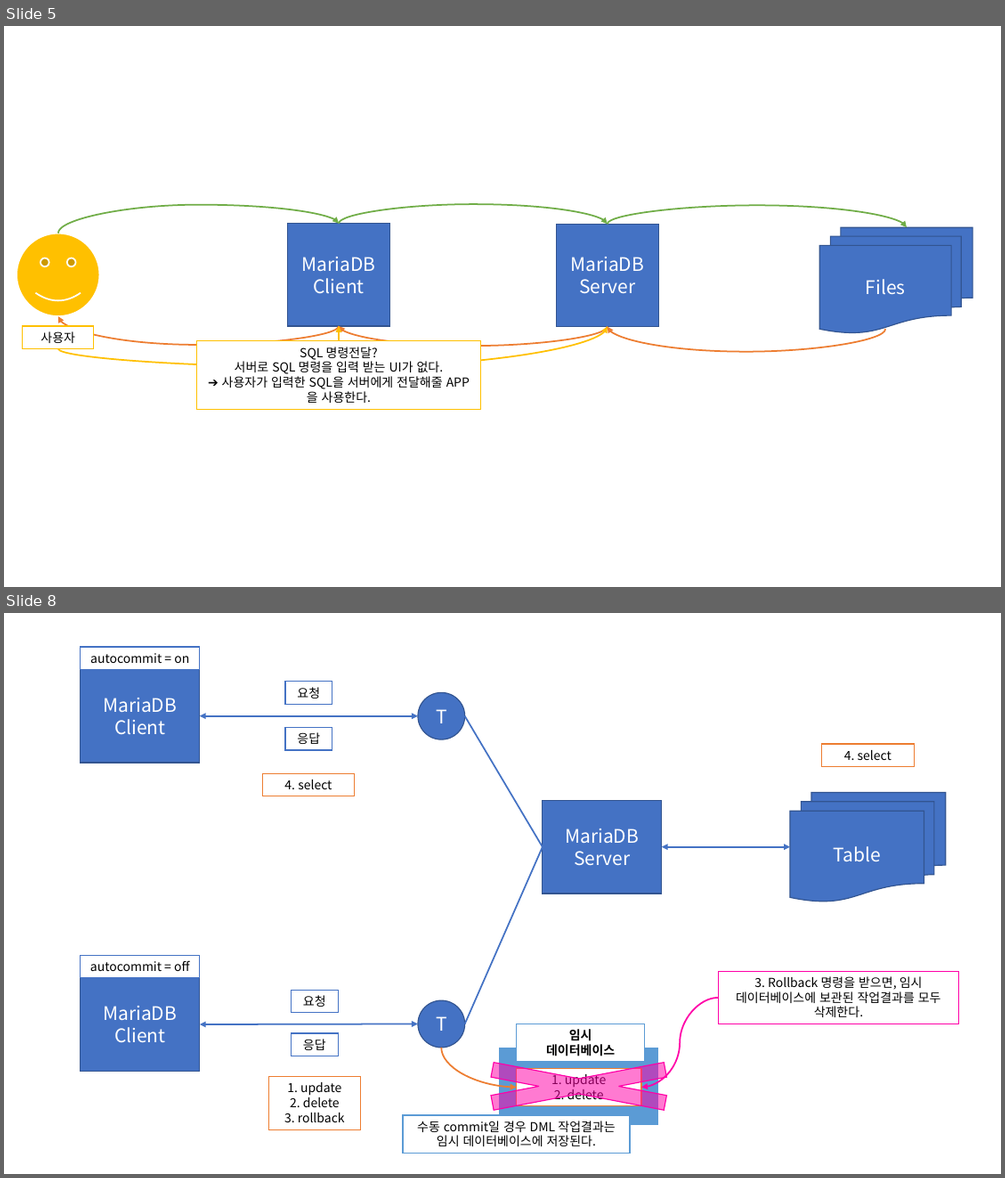
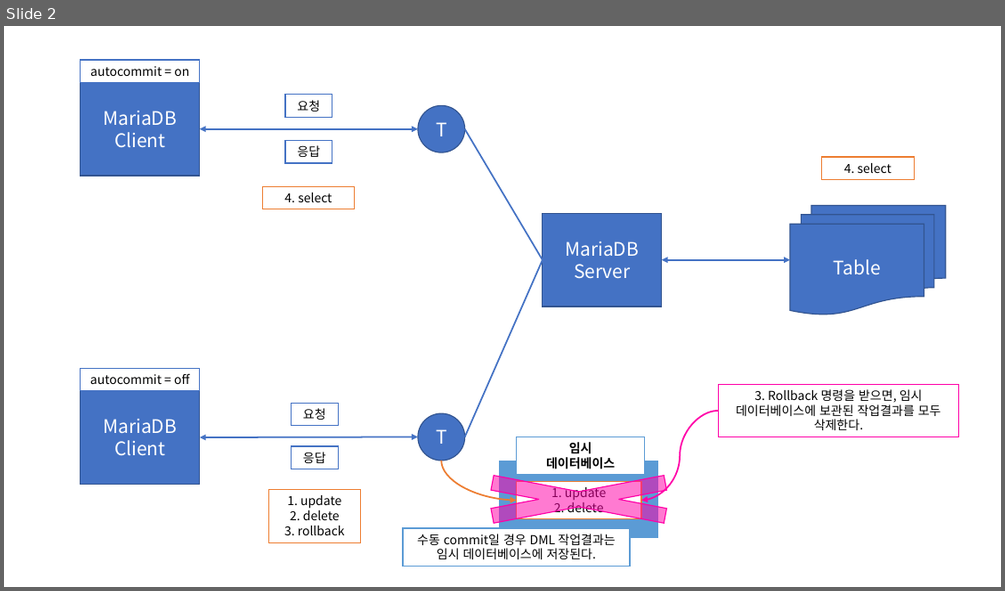
Before and after one commit to Dingadung/2022-study-workspace, a slide deck: study-note/데이터베이스/2022-09-07 내용정리.pptx. Shown one above the other, each under a label of ours: slides 5 and 8 before the commit, slide 2 after it; the slides between them are not shown. The pictures are 1005x1178 and 1005x591 pixels, drawn with LibreOffice and Linux fonts; fonts in the diff are those of the drawing. Boxes give left, top, right and bottom in pixels: in the first picture for what was removed or moved away, otherwise in the second. Text is boxed around its words. In the diff, an @@ line names an element or a change of style, - is before the commit and + after.

```diff
--- a/study-note/데이터베이스/2022-09-07 내용정리.pptx
+++ b/study-note/데이터베이스/2022-09-07 내용정리.pptx
@@ slide 5 removed at (x1=4, y1=26, x2=1001, y2=587), background #FFFFFF @@
@@ curved arrow removed from (57, 233) to (339, 224) @@
@@ curved arrow removed from (339, 224) to (607, 224) @@
@@ curved arrow removed from (607, 224) to (906, 227) @@
@@ smiley face removed at (x1=16, y1=233, x2=100, y2=316) @@
@@ rectangle removed at (x1=287, y1=224, x2=390, y2=326) @@
-MariaDB
-Client
@@ rectangle removed at (x1=556, y1=224, x2=658, y2=327) @@
-MariaDB
-Server
@@ flow chart multidocument removed at (x1=820, y1=227, x2=973, y2=332) @@
-Files
@@ curved arrow removed from (339, 326) to (57, 316) @@
@@ rectangle removed at (x1=23, y1=326, x2=95, y2=348) @@
-사용자
@@ curved arrow removed from (57, 348) to (607, 327) @@
@@ rectangle removed at (x1=197, y1=341, x2=480, y2=409) @@
-SQL 명령전달?
-서버로 SQL 명령을 입력 받는 UI가 없다.
-➔ 사용자가 입력한 SQL을 서버에게 전달해줄 APP을 사용한다.
@@ curved arrow removed from (607, 327) to (339, 326) @@
@@ arrow removed from (339, 341) to (339, 326) @@
@@ curved arrow removed from (886, 329) to (607, 327) @@
@@ what was slide 8 is now slide 2 @@
```
Also in this commit, not shown: 1 slide changed, 5 other slides removed, 8 other files.
